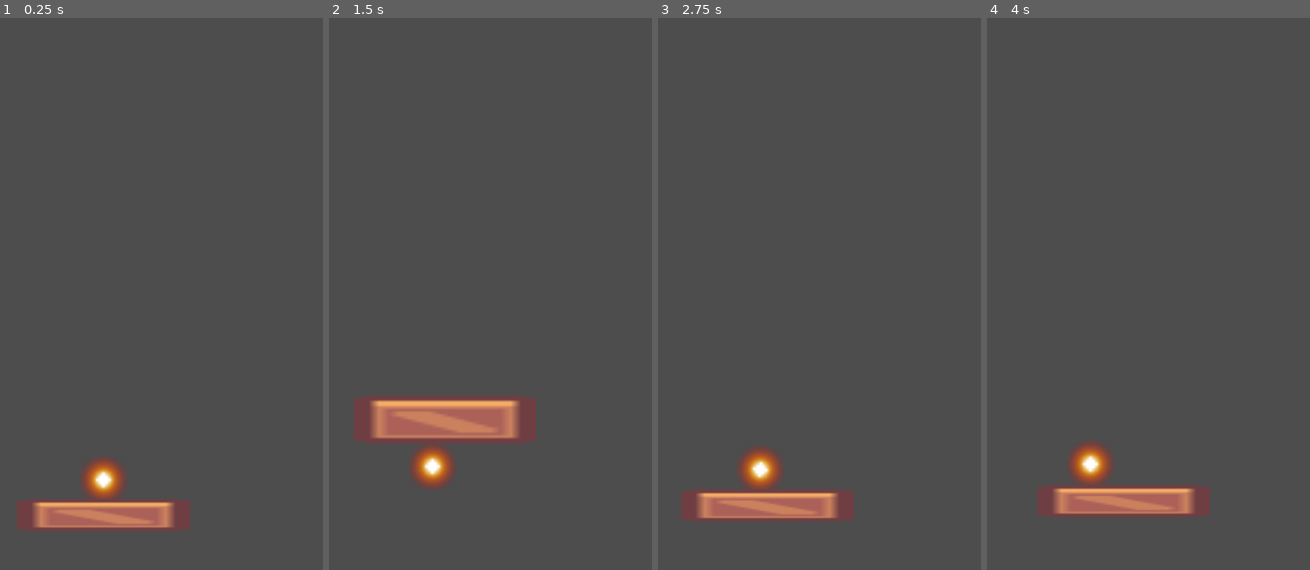
Above: before the commit, frames 1-4 (left to right).
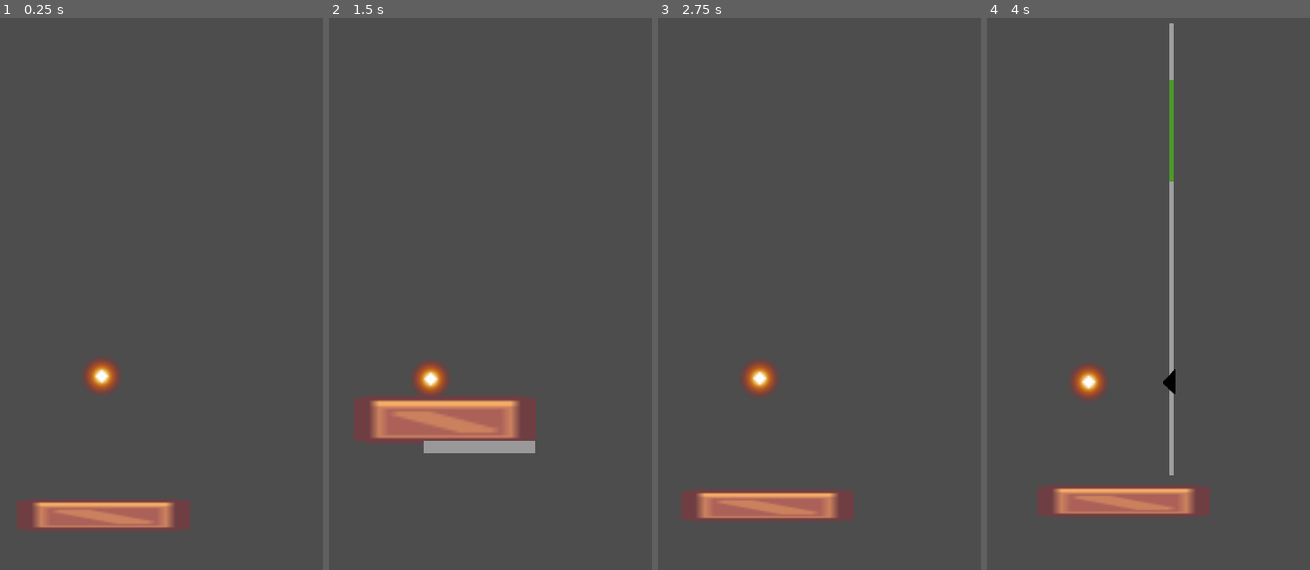
Above: after the commit, the same moments.

Repository: ildikoszabo/godot-justflipit
Game: Godot game, scene res://main.tscn
Same seed, same stepped clock (60 frames per second), same inputs: the game is played once before the commit and once after it.
Inputs (mouse positions are in pixels of both pictures, inside the frame that each line leads up to):
- Up to frame 1 (0.25 s): no input
- Up to frame 2 (1.5 s): move the mouse to (435, 525) at 0.52 s; click (435, 525) at 0.67 s; move the mouse to (454, 310) at 1.27 s; click (454, 310) at 1.42 s
- Up to frame 3 (2.75 s): move the mouse to (913, 139) at 2.02 s; click (913, 139) at 2.17 s
- Up to frame 4 (4 s): move the mouse to (1177, 404) at 2.77 s; click (1177, 404) at 2.92 s; move the mouse to (outside the picture) at 3.52 s; click (outside the picture) at 3.67 s

The runs differ from the first frame. In frame 1, 1.4% of the frame differs, in the area x 25-39%, y 61-88%; in frame 2, 2.1%; in frame 3, 1.4%; in frame 4, 2.6%, in the area x 25-59%, y 0-85%.

Commit message:
added height tracker

Diff:
--- a/main.tscn
+++ b/main.tscn
@@ -1,23 +1,50 @@
-[gd_scene load_steps=9 format=3 uid="uid://db032udp1m8a7"]
+[gd_scene load_steps=15 format=3 uid="uid://db032udp1m8a7"]
 
 [ext_resource type="Script" uid="uid://ch8bi5g5x13r4" path="res://scripts/main.gd" id="1_1bvp3"]
 [ext_resource type="Texture2D" uid="uid://c58kc1otf3aec" path="res://art/Star.png" id="1_ig7tw"]
 [ext_resource type="Texture2D" uid="uid://b0equbojo8ryn" path="res://art/Crate.png" id="2_0xm2m"]
 [ext_resource type="Script" uid="uid://dhc3pt7kqk7ai" path="res://scripts/pancake.gd" id="2_7mycd"]
+[ext_resource type="Script" uid="uid://cqs7udbhmxwsp" path="res://scripts/pancake_flat.gd" id="2_272bh"]
 [ext_resource type="Script" uid="uid://osy0rboshbbh" path="res://scripts/fryingpan.gd" id="2_h2yge"]
 [ext_resource type="Script" uid="uid://jxopohu2wm4y" path="res://scripts/return_zone.gd" id="5_lquwl"]
+[ext_resource type="Texture2D" uid="uid://7i5cm22gxyiu" path="res://assets/art/arrow.png" id="7_5vw27"]
+[ext_resource type="Script" uid="uid://d2ss865vnv6s2" path="res://scripts/height_tracker.gd" id="8_kek77"]
+
+[sub_resource type="RectangleShape2D" id="RectangleShape2D_7mycd"]
 
 [sub_resource type="CircleShape2D" id="CircleShape2D_7dm0k"]
 radius = 21.587
 
 [sub_resource type="RectangleShape2D" id="RectangleShape2D_ig7tw"]
-size = Vector2(74, 27)
+size = Vector2(74, 18.5)
+
+[sub_resource type="StyleBoxFlat" id="StyleBoxFlat_272bh"]
+
+[sub_resource type="StyleBoxFlat" id="StyleBoxFlat_5vw27"]
+bg_color = Color(0.263513, 0.690945, 0.513587, 1)
+border_color = Color(0.162985, 0.438716, 0.24342, 1)
+corner_radius_top_left = 3
+corner_radius_top_right = 3
+corner_radius_bottom_right = 3
+corner_radius_bottom_left = 3
 
 [node name="Main" type="Node2D"]
 script = ExtResource("1_1bvp3")
 returnZonePosition = Vector2(117, 615)
 
+[node name="PancakeFlat" type="Area2D" parent="."]
+position = Vector2(115, 471)
+script = ExtResource("2_272bh")
+
+[node name="Sprite2D" type="Sprite2D" parent="PancakeFlat"]
+scale = Vector2(3, 3)
+texture = ExtResource("1_ig7tw")
+
+[node name="CollisionShape2D" type="CollisionShape2D" parent="PancakeFlat"]
+shape = SubResource("RectangleShape2D_7mycd")
+
 [node name="Pancake" type="RigidBody2D" parent="."]
+visible = false
 position = Vector2(117, 573)
 gravity_scale = 2.976
 continuous_cd = 1
@@ -37,7 +64,7 @@
 script = ExtResource("2_h2yge")
 
 [node name="CollisionShape2D" type="CollisionShape2D" parent="FryingPan"]
-position = Vector2(1, 13.5)
+position = Vector2(1, 9.25)
 shape = SubResource("RectangleShape2D_ig7tw")
 
 [node name="Sprite2D" type="Sprite2D" parent="FryingPan"]
@@ -45,10 +72,46 @@
 scale = Vector2(5.42492, 1)
 texture = ExtResource("2_0xm2m")
 
+[node name="FryingPowerProgressBar" type="ProgressBar" parent="FryingPan"]
+offset_left = -12.0
+offset_top = 21.0
+offset_right = 51.0
+offset_bottom = 28.0
+theme_override_styles/background = SubResource("StyleBoxFlat_272bh")
+theme_override_styles/fill = SubResource("StyleBoxFlat_5vw27")
+max_value = 2000.0
+step = 100.0
+show_percentage = false
+
 [node name="ReturnZone" type="Marker2D" parent="." groups=["returnZone"]]
 position = Vector2(117, 615)
 script = ExtResource("5_lquwl")
 
+[node name="HeightTracker" type="Node2D" parent="."]
+script = ExtResource("8_kek77")
+
+[node name="HeightBar" type="ColorRect" parent="HeightTracker"]
+modulate = Color(0.617455, 0.617455, 0.617455, 1)
+offset_left = 206.0
+offset_top = 72.0
+offset_right = 246.0
+offset_bottom = 112.0
+scale = Vector2(0.12, 12.78)
+
+[node name="GreenZone" type="ColorRect" parent="HeightTracker/HeightBar"]
+layout_mode = 0
+offset_top = 4.86381
+offset_right = 40.0
+offset_bottom = 44.8638
+scale = Vector2(1.10526, 0.224532)
+color = Color(0.478495, 0.971201, 0.258229, 1)
+
+[node name="HeightArrow" type="Sprite2D" parent="HeightTracker"]
+position = Vector2(206, 556)
+rotation = -0.00730349
+scale = Vector2(0.345778, 0.702554)
+texture = ExtResource("7_5vw27")
+
 [connection signal="body_entered" from="Pancake" to="Pancake" method="_on_body_entered"]
 [connection signal="mouse_entered" from="FryingPan" to="FryingPan" method="_on_mouse_entered"]
 [connection signal="mouse_exited" from="FryingPan" to="FryingPan" method="_on_mouse_exited"]
--- a/scripts/fryingpan.gd
+++ b/scripts/fryingpan.gd
@@ -1,14 +1,22 @@
 class_name FryingPan extends CharacterBody2D
 
+signal fryingpanmoved
 var isSelected: bool = false
 var restZones = []
 var currentRestZone
 var pancake : Node2D
+var count : int = 0
+var signalSent:bool = false
+@onready var frying_power_progress_bar: ProgressBar = $FryingPowerProgressBar
+var currentFryingPanPower:float = 0.0
+var minFryingPanPower:float = 0.0
 
 func _ready():
 	restZones = get_tree().get_nodes_in_group("returnZone")
 	pancake = get_parent().get_node("Pancake")
 	currentRestZone = restZones[0].global_position
+	frying_power_progress_bar.visible = false
+
 
 func _process(delta: float) -> void:
 	if isSelected:
@@ -19,12 +27,11 @@
 func _physics_process(delta):
 	if isSelected:
 		global_position = lerp(global_position, get_global_mouse_position(), 10*delta)
-		for i in get_slide_collision_count():
-			var c = get_slide_collision(i)
-			if c.get_collider() is RigidBody2D:
-				c.get_collider().apply_central_impulse(-c.get_normal(), 300)
+		_set_power_progress(10)
 	else:
 		global_position = lerp(global_position, currentRestZone, 5*delta)
+		_hide_power_progress()
+
 
 
 
@@ -34,9 +41,30 @@
 			isSelected = true
 		if event.button_index == MOUSE_BUTTON_LEFT and not event.pressed:
 			isSelected = false
+			fryingpanmoved.emit(currentFryingPanPower)
+			#if !signalSent:
+			#fryingpanmoved.emit(currentFryingPanPower)
+			#	signalSent = true
+
+
 
 func _on_mouse_entered() -> void:
 	$Sprite2D.scale = Vector2(5.725,1.50)
 
 func _on_mouse_exited() -> void:
 	$Sprite2D.scale = Vector2(5.425,1)
+
+func _set_power_progress(newvalue):
+	if (!frying_power_progress_bar.visible):
+		frying_power_progress_bar.value = frying_power_progress_bar.min_value
+		currentFryingPanPower = frying_power_progress_bar.min_value
+		frying_power_progress_bar.visible = true
+
+	currentFryingPanPower += newvalue
+	frying_power_progress_bar.value = currentFryingPanPower
+
+func _hide_power_progress():
+	if (frying_power_progress_bar.visible):
+		frying_power_progress_bar.visible = false
+		frying_power_progress_bar.value = frying_power_progress_bar.min_value
+		currentFryingPanPower = frying_power_progress_bar.min_value
--- /dev/null
+++ b/scripts/height_tracker.gd
@@ -0,0 +1,53 @@
+extends Node2D
+
+var spawnPosition:Vector2
+var pancakePosition:Vector2
+
+@onready var green_zone: ColorRect = $HeightBar/GreenZone
+@onready var height_bar: ColorRect = $HeightBar
+@onready var height_arrow: Sprite2D = $HeightArrow
+@onready var pancake_flat: Area2D = $"../PancakeFlat" #TODO change the reference type when the main creates the pancakre, or it needs to be reset properly
+var max_height_reached:float = 50000.0 #which is actually min height because y decreases
+var shouldTrack:bool = false
+
+func _ready() -> void:
+	spawnPosition = height_arrow.position
+	height_bar.visible = false
+	height_arrow.visible = false
+	#TO-DO set green zone randomly on height bar
+	pancake_flat.pancake_position_changed.connect(_on_sibling_position_changed)
+	pancake_flat.is_pancake_moving.connect(_on_is_pancake_moving)
+
+func _physics_process(delta: float) -> void:
+	if (!pancakePosition.is_equal_approx(global_position)):
+		_set_height_arrow_position(pancakePosition)
+
+	if (shouldTrack && max_height_reached <= green_zone.global_position.y && max_height_reached > green_zone.get_size().y ):
+		print(max_height_reached)
+		print(green_zone.global_position.y)
+		print(green_zone.get_size().y)
+
+	if (!shouldTrack):
+		_hide_all()
+
+
+func _set_height_arrow_position(newPosition):
+	if (height_bar.visible == false && height_arrow.visible == false):
+		height_bar.visible = true
+		height_arrow.visible = true
+
+	height_arrow.global_position.y = newPosition.y
+
+	if (newPosition.y<max_height_reached):
+		max_height_reached = newPosition.y
+
+func _hide_all():
+	height_bar.visible = false
+	height_arrow.visible = false
+	max_height_reached = 5000000.0
+
+func _on_sibling_position_changed(new_position):
+	pancakePosition = new_position
+
+func _on_is_pancake_moving(ismoving):
+	shouldTrack = ismoving
--- a/scripts/main.gd
+++ b/scripts/main.gd
@@ -1,6 +1,9 @@
 extends Node2D
 
 @export var returnZonePosition:Vector2
+@onready var frying_pan: FryingPan = $FryingPan
+@onready var pancake_flat: Area2D = $PancakeFlat #should be instanciated
+
 
 enum States {
 	StandBy,
@@ -10,3 +13,9 @@
 	Ready,
 	Burned
 }
+
+func _ready():
+	frying_pan.fryingpanmoved.connect(_on_fryingpan_moved)
+
+func _on_fryingpan_moved(newspeed):
+	pancake_flat._set_should_move(true,newspeed)
--- /dev/null
+++ b/scripts/pancake_flat.gd
@@ -0,0 +1,58 @@
+extends Area2D
+
+signal pancake_position_changed
+signal is_pancake_moving
+
+var weight:int = 10
+var customGravity:int = 10
+var current_speed:float = 0.0
+var target_up_speed:float = 10.0
+var speed_turning_point = 12.0 #it should start falling after this speed
+var target_down_speed:float = 0.0
+var lerp_speed = 0.1 # Adjust for smoothness
+var fall_speed = 0.0
+var fall_speed_constant = 50
+var shouldBeMoving:bool = false
+var isMoving: bool = false
+var spawnPosition:Vector2
+
+func _ready() -> void:
+	spawnPosition = global_position
+
+
+func _physics_process(delta: float) -> void:
+	var direction = Vector2.ZERO
+	if (shouldBeMoving):
+		direction.y -= 1
+		if direction != Vector2.ZERO:
+			current_speed = lerp(current_speed, target_up_speed, lerp_speed)
+			direction = direction.normalized()
+			global_position += direction * current_speed * delta
+			pancake_position_changed.emit(global_position)
+	elif fall_speed > 1.0:
+			#global_position = lerp(global_position, spawnPosition, fall_speed * delta)
+			#global_position = global_position.move_toward(spawnPosition, fall_speed * delta)
+		direction.y += 1
+		if direction != Vector2.ZERO:
+			fall_speed = lerp(fall_speed, target_down_speed, lerp_speed)
+			direction = direction.normalized()
+			global_position += direction * fall_speed * delta
+			pancake_position_changed.emit(global_position)
+
+
+	if current_speed < speed_turning_point:
+		shouldBeMoving = false
+		is_pancake_moving.emit(false)
+
+func _throw(speed):
+	var direction = Vector2.ZERO
+	direction.y -= 1
+	global_position = lerp(global_position, Vector2(100,31), 0.5)
+	shouldBeMoving = false
+	is_pancake_moving.emit(false)
+
+func _set_should_move(shouldMove:bool, newspeed):
+	shouldBeMoving = shouldMove
+	current_speed = newspeed
+	fall_speed = newspeed + fall_speed_constant #should come down harder than it goes up
+	is_pancake_moving.emit(shouldMove)
Binary file added: assets/art/arrow.png
